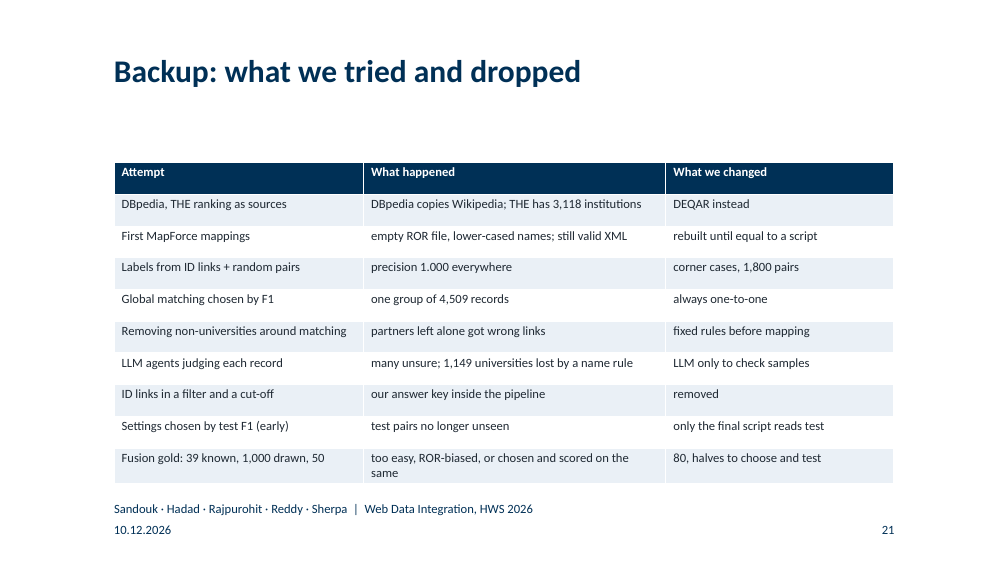
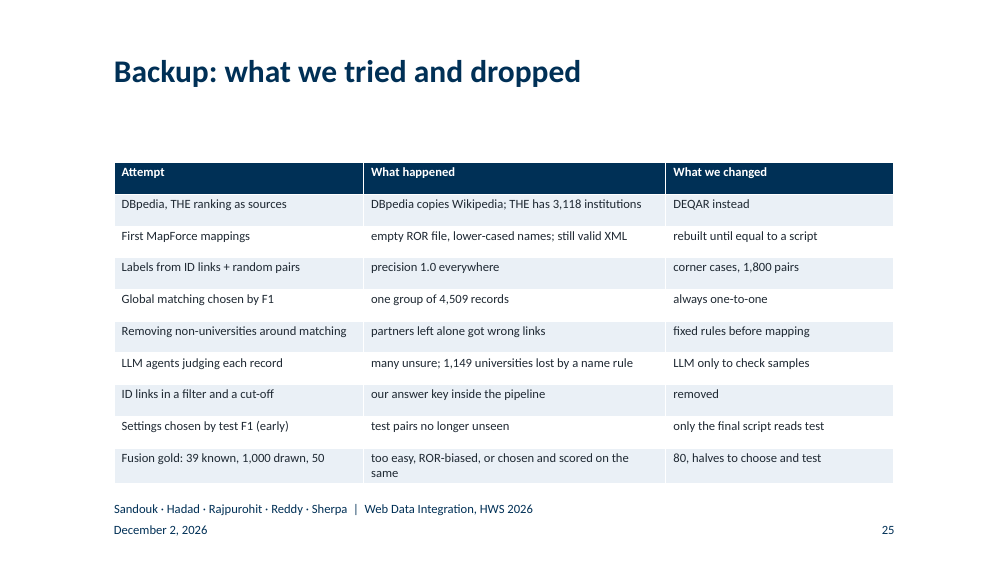
Before and after one commit to BlackSamuron0305/Web-Data-Integration-Project-HWS2026, a slide deck: slide 25 of submission/final-presentation/final_presentation.pptx (slide 21 before the commit). Drawn at 1008x567 pixels with LibreOffice and Linux fonts; fonts in the diff are those of the drawing; background and template pictures are left out. Boxes give left, top, right and bottom in pixels: in the first picture for what was removed or moved away, otherwise in the second. Text is boxed around its words. In the diff, an @@ line names an element or a change of style, - is before the commit and + after.

```diff
--- a/submission/final-presentation/final_presentation.pptx
+++ b/submission/final-presentation/final_presentation.pptx
@@ table at bbox=[114, 162, 893, 481] @@
-row 4, column 2: precision 1.000 everywhere
+row 4, column 2: precision 1.0 everywhere
@@ text at bbox=[114, 525, 207, 535]: text changed @@
-10.12.2026
+December 2, 2026
@@ page number at bbox=[882, 526, 895, 534]: text changed @@
-21
+25
```
Also in this commit, not shown: 21 other slides changed, 4 slides added, 11 other files.
